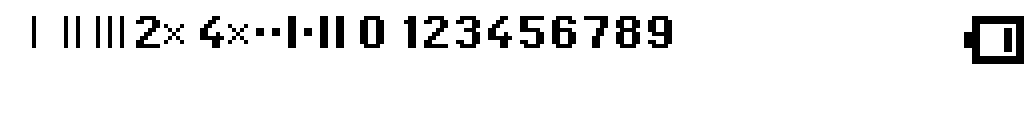
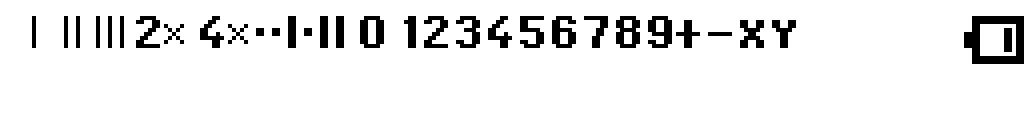
Layers edited between the first and the second 1024 x 128 image:
painted on "Background" over (676, 20, 796, 48)
